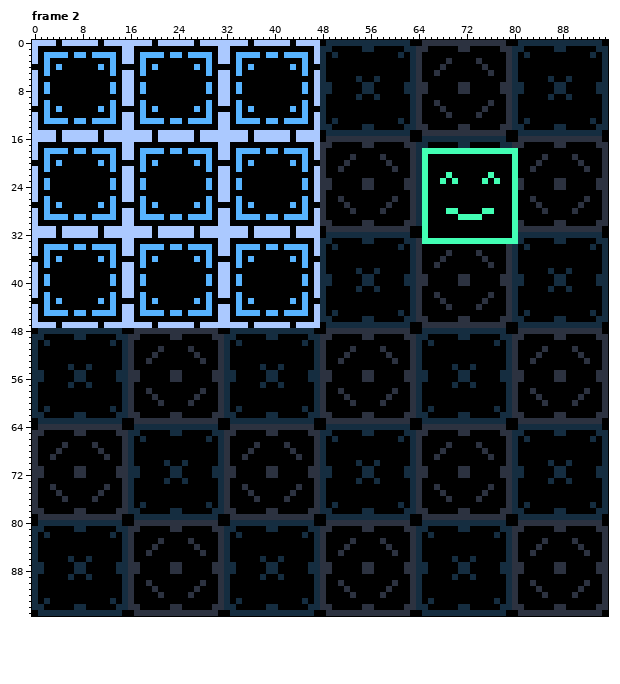
Two states of a pixel-art file, assets/tilemap/character.aseprite. Above, as it was before the edit.
96x96 pixels, 3 frames. Shown: frame 2. The commit also changed other frames, which this record leaves out.
The same view after the edit:
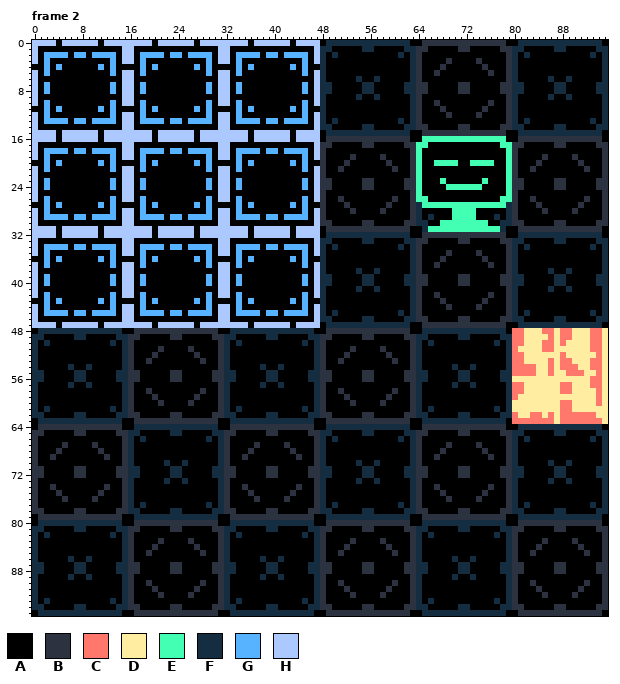
Palette (. is transparent): A #000000  B #2c3240  C #ff786b  D #ffeda1  E #42ffb4  F #152d40  G #57b3ff  H #abc9ff
The author wrote: add null enemy and make the player able to die
The exact change:
layer "nul" added
--- frame 2, layers "nul", "player"
@@ x 62..82 @@
 15 FAABBBBBBBBBBBBBBAAFF
-16 BAAFFFFFFFFFFFFFFAABB
-17 BBFFAAAAAFFAAAAAFFBBA
-18 ABFEEEEEEEEEEEEEEEEAA
-19 ABFEAAAAAAAAAAAAAAEAA
-20 ABFEAAAAAAAAAAAAAAEAA
-21 ABFEAAAAAAAAAAAAAAEAA
-22 ABFEAAAEAAAAAAEAAAEAA
-23 BBFEAAEAEAAAAEAEAAEBA
-24 BBFEAAAAAAAAAAAAAAEBA
-25 ABFEAAAAAAAAAAAAAAEAA
-26 ABFEAAAAAAAAAAAAAAEAA
-27 ABFEAAAAAAAAAAAAAAEAA
-28 ABFEAAAEEAAAAEEAAAEAA
-29 ABFEAAAAAEEEEAAAAAEAA
-30 BBFEAAAAAAAAAAAAAAEBA
-31 BAAEAAAAAAAAAAAAAAEBB
-32 FAAEAAAAAAAAAAAAAAEFF
-33 FFBEEEEEEEEEEEEEEEEFA
+16 BAAEEEEEEEEEEEEEEAABB
+17 BBEEAAAAAAAAAAAAEEBBA
+18 ABEAAAAAAAAAAAAAAEBAA
+19 ABEAAAAAAAAAAAAAAEBAA
+20 ABEAAEEEEAAEEEEAAEBAA
+21 ABEAAAAAAAAAAAAAAEBAA
+22 ABEAAAAAAAAAAAAAAEBAA
+23 BBEAAAEAAAAAAEAAAEBBA
+24 BBEAAAAEEEEEEAAAAEBBA
+25 ABEAAAAAAAAAAAAAAEBAA
+26 ABEEAAAAAAAAAAAAEEBAA
+27 ABFEEEEEEEEEEEEEEFBAA
+28 ABFAAAAAEEEEAAAAAFBAA
+29 ABFAFAAAEEEEAAAFAFBAA
+30 BBFFAAEEEEEEEEAAFFBBA
+31 BAAFEEEEEEEEEEEEFAABB
+32 FAABBBBBBBBBBBBBBAAFF
+33 FFBBAAAAABBAAAAABBFFA
 34 AFBAAAAAAAAAAAAAABFAF
@@ x 78..95 @@
 47 BAAFFFFFFFFFFFFFFA
-48 FAABBBBBBBBBBBBBBA
-49 FFBBAAAAABBAAAAABB
-50 AFBAAAAAAAAAAAAAAB
-51 AFBAAAABAAAABAAAAB
-52 AFBAAABAAAAAABAAAB
-53 AFBAABAAAAAAAABAAB
-54 AFBAAAAAAAAAAAAAAB
-55 FFBBAAAAABBAAAAABB
-56 FFBBAAAAABBAAAAABB
-57 AFBAAAAAAAAAAAAAAB
-58 AFBAABAAAAAAAABAAB
-59 AFBAAABAAAAAABAAAB
-60 AFBAAAABAAAABAAAAB
-61 AFBAAAAAAAAAAAAAAB
-62 FFBBAAAAABBAAAAABB
-63 FAABBBBBBBBBBBBBBA
+48 FACCDDDCCDCCDDDCCD
+49 FFCCDDDDCDCCDDDCCD
+50 AFCCDDDCCDCDDDDCCD
+51 AFCDDDDCCDDDDDDCCD
+52 AFCCDDDDDDCDDDDDCD
+53 AFCCDDDDCDCCDDDCCD
+54 AFCCCCDDCDCCCDDCCD
+55 FFCCCCDDCDDCCCDDCD
+56 FFDDDDDDDDDDDDDCCD
+57 AFCCDDDDDDCCDDDCCD
+58 AFCCDDDDDDCCDDDDCD
+59 AFCDDDDDDDDDDDDDCD
+60 AFDDDDDDDDCCDDDDCD
+61 AFDDDDDDDDCCDDDDDD
+62 FFCDDCCDCDCCCCCCDD
+63 FACCCCCCCDCCCCCCCD
 64 BAAFFFFFFFFFFFFFFA
Where, in picture pixels (left, top, right, bottom), the same in both pictures:
changed: (416, 136, 518, 244)
changed: (512, 328, 608, 424)
